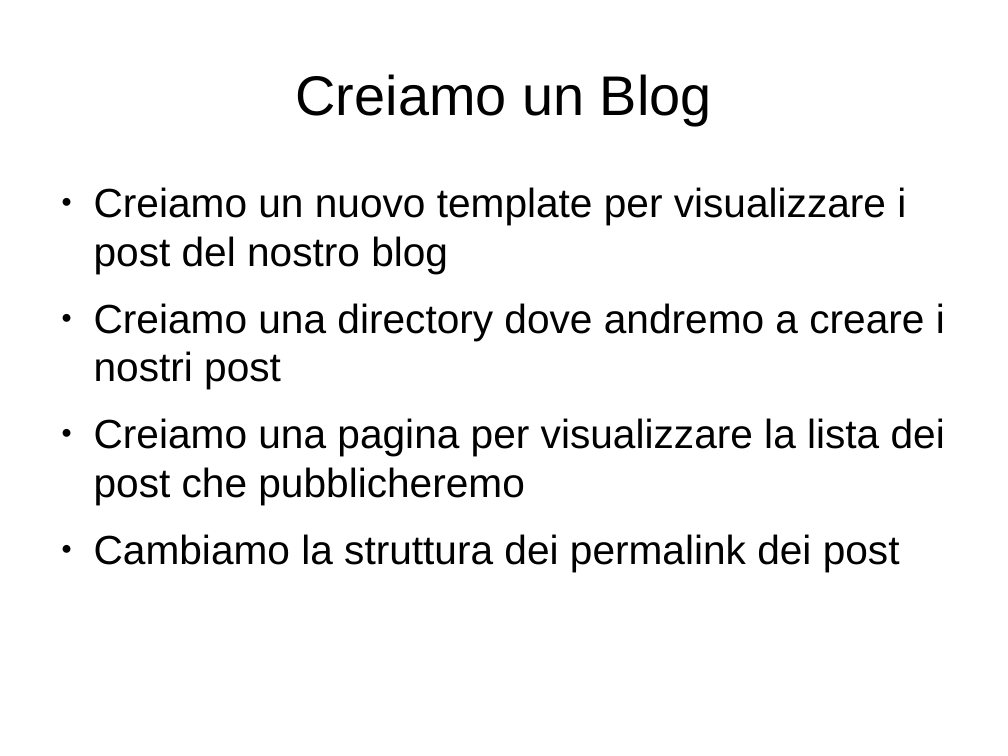
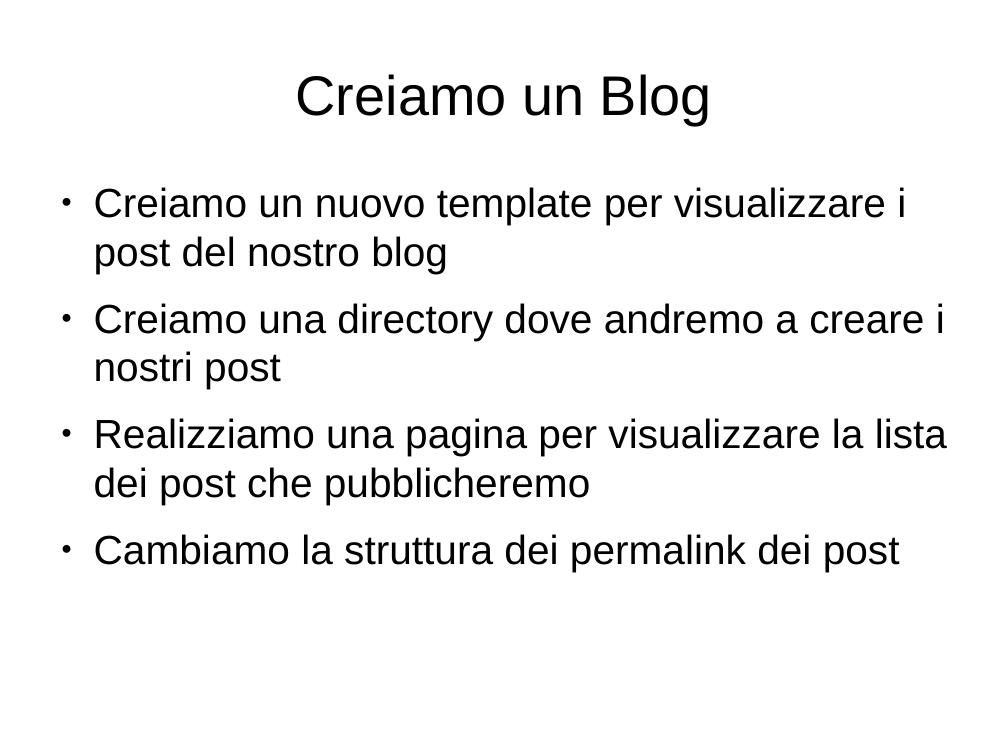
Before and after one commit to lucamariani/corso_diapositive, a slide deck: slide 21 of personal_page.odp. Drawn at 1008x756 pixels with LibreOffice and Linux fonts; fonts in the diff are those of the drawing. Boxes give left, top, right and bottom in pixels: in the first picture for what was removed or moved away, otherwise in the second. Text is boxed around its words. In the diff, an @@ line names an element or a change of style, - is before the commit and + after.

```diff
--- a/personal_page.odp
+++ b/personal_page.odp
@@ text at <box>94,418,947,505</box>: text changed @@
-● Creiamo una pagina per visualizzare la lista dei post che pubblicheremo
+● Realizziamo una pagina per visualizzare la lista dei post che pubblicheremo
```
Also in this commit, not shown: 10 other slides changed.
